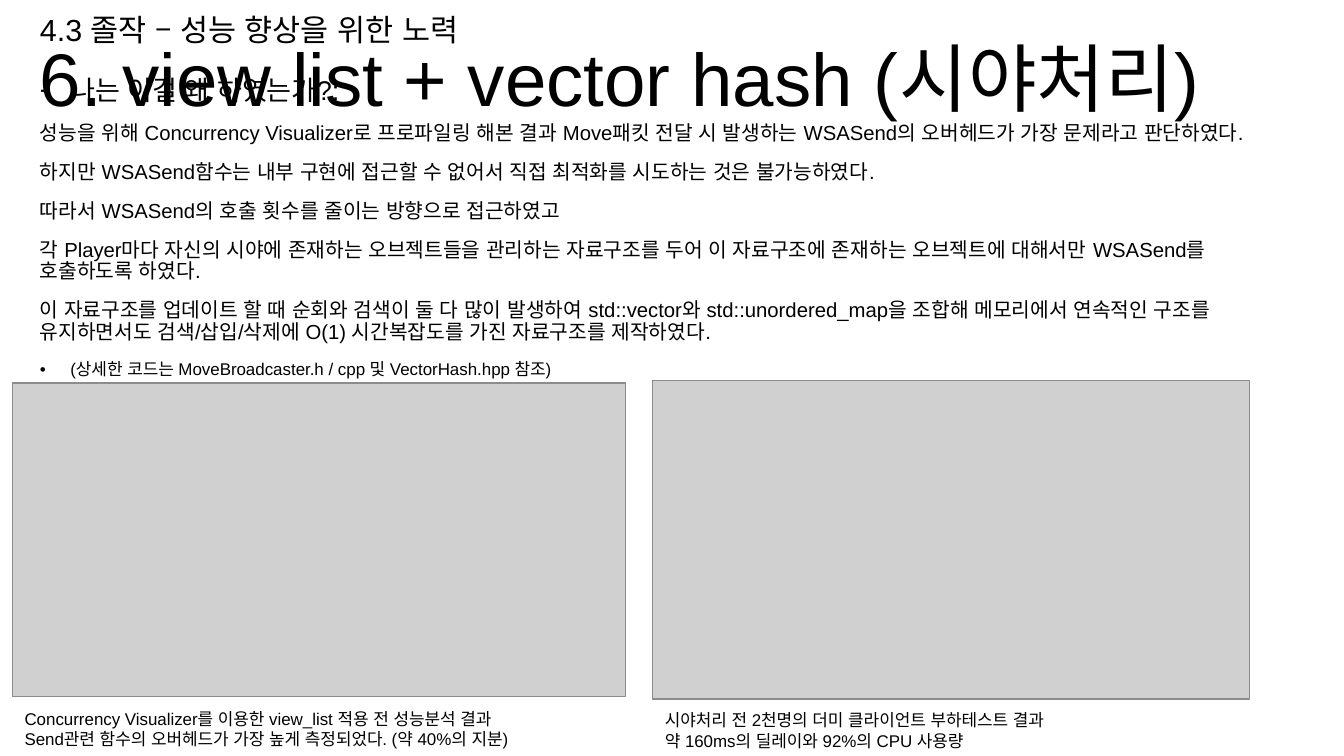
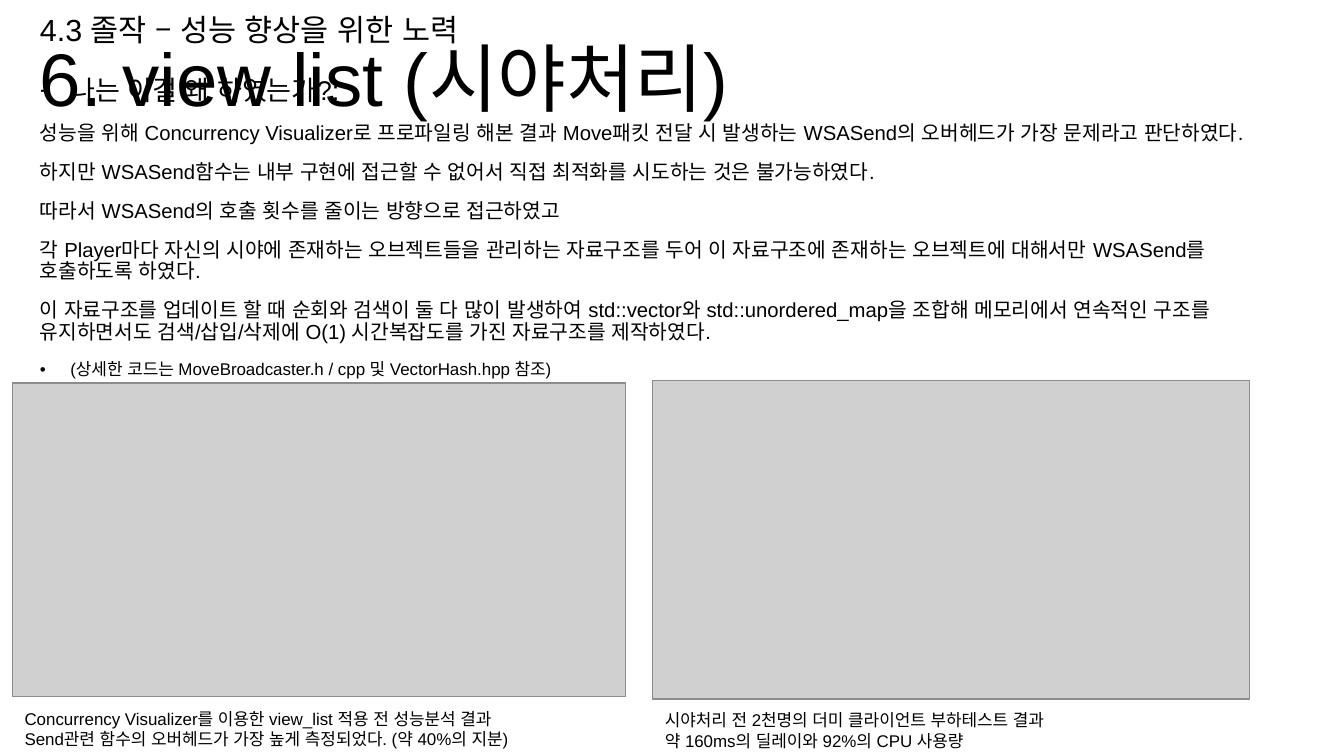
Before and after one commit to hypernagox/FYP_Evergreen, a slide deck: slide 43 of 포트폴리오/서버_최재혁/포트폴리오.pptx. Drawn at 1344x756 pixels with LibreOffice and Linux fonts; fonts in the diff are those of the drawing; grey boxes stand for pictures. Boxes give left, top, right and bottom in pixels: in the first picture for what was removed or moved away, otherwise in the second. Text is boxed around its words. In the diff, an @@ line names an element or a change of style, - is before the commit and + after.

```diff
--- a/포트폴리오/서버_최재혁/포트폴리오.pptx
+++ b/포트폴리오/서버_최재혁/포트폴리오.pptx
@@ title at [40,47,729,120]: text changed @@
-6. view list + vector hash (시야처리)
+6. view list (시야처리)
```
Also in this commit, not shown: 3 other slides changed, 1 slide removed.
